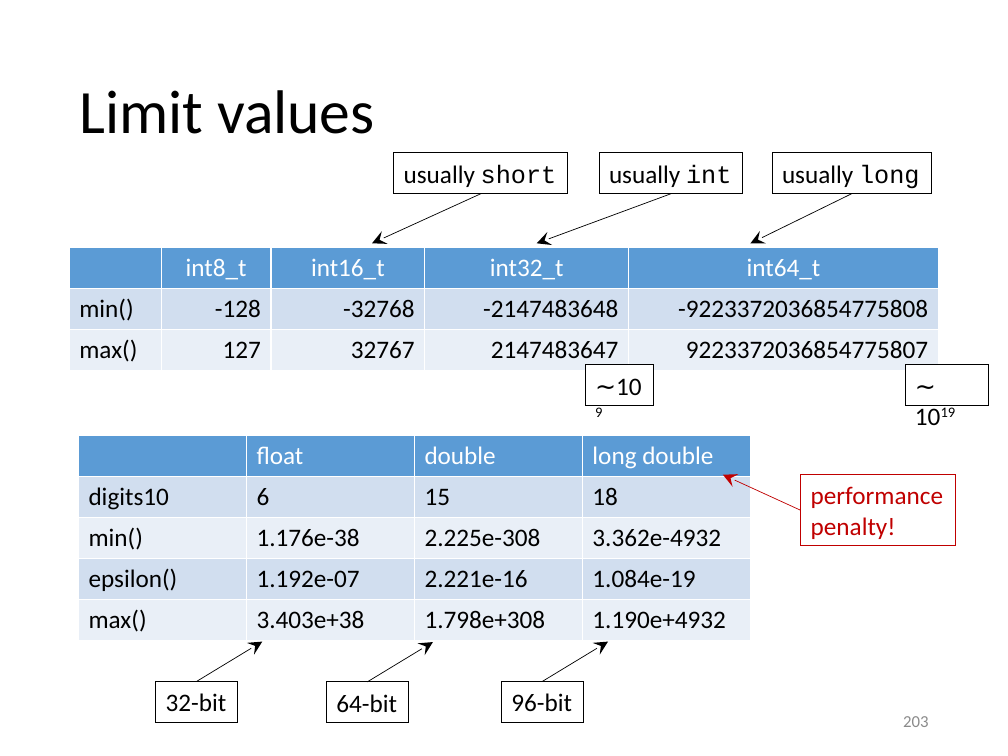
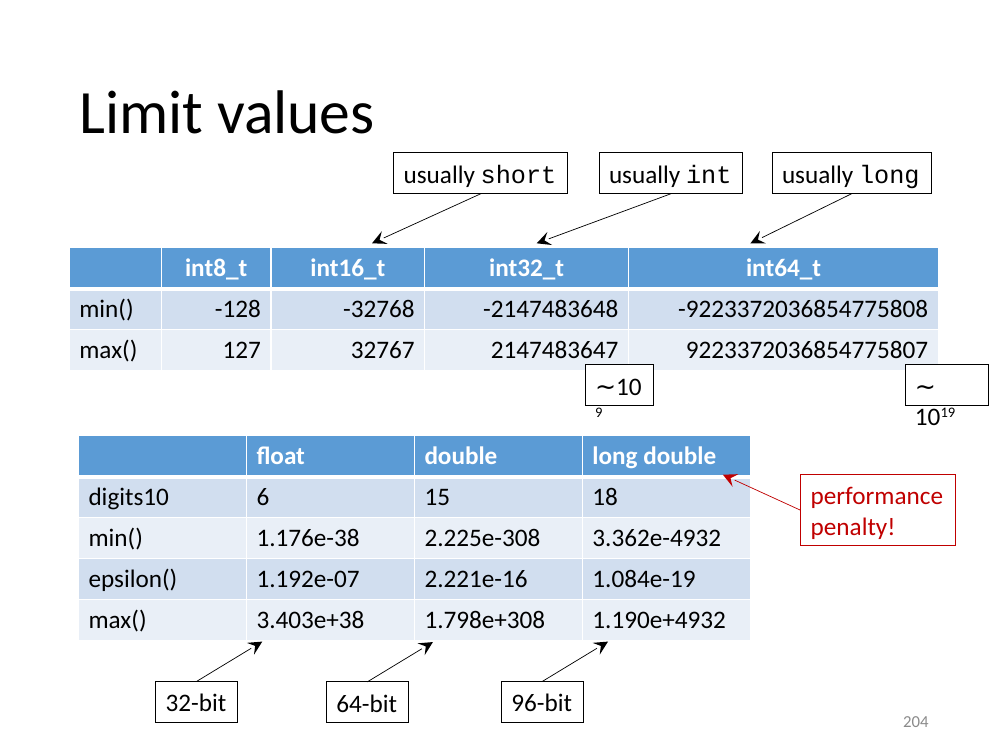
Before and after one commit to gjbex/Scientific-C-plus-plus, a slide deck: slide 204 of scientific_cpp.pptx (slide 203 before the commit). Drawn at 1008x756 pixels with LibreOffice and Linux fonts; fonts in the diff are those of the drawing. Boxes give left, top, right and bottom in pixels: in the first picture for what was removed or moved away, otherwise in the second. Text is boxed around its words. In the diff, an @@ line names an element or a change of style, - is before the commit and + after.

```diff
--- a/scientific_cpp.pptx
+++ b/scientific_cpp.pptx
@@ table at (x1=70, y1=248, x2=939, y2=371) @@
@@ bold on in "int8_t", "int16_t", "int32_t", "int64_t" @@
@@ table at (x1=79, y1=435, x2=752, y2=640) @@
@@ bold on in "float", "double", "long double" @@
@@ page number at (x1=903, y1=716, x2=929, y2=727): text changed @@
-203
+204
```
Also in this commit, not shown: 1 slide added.
